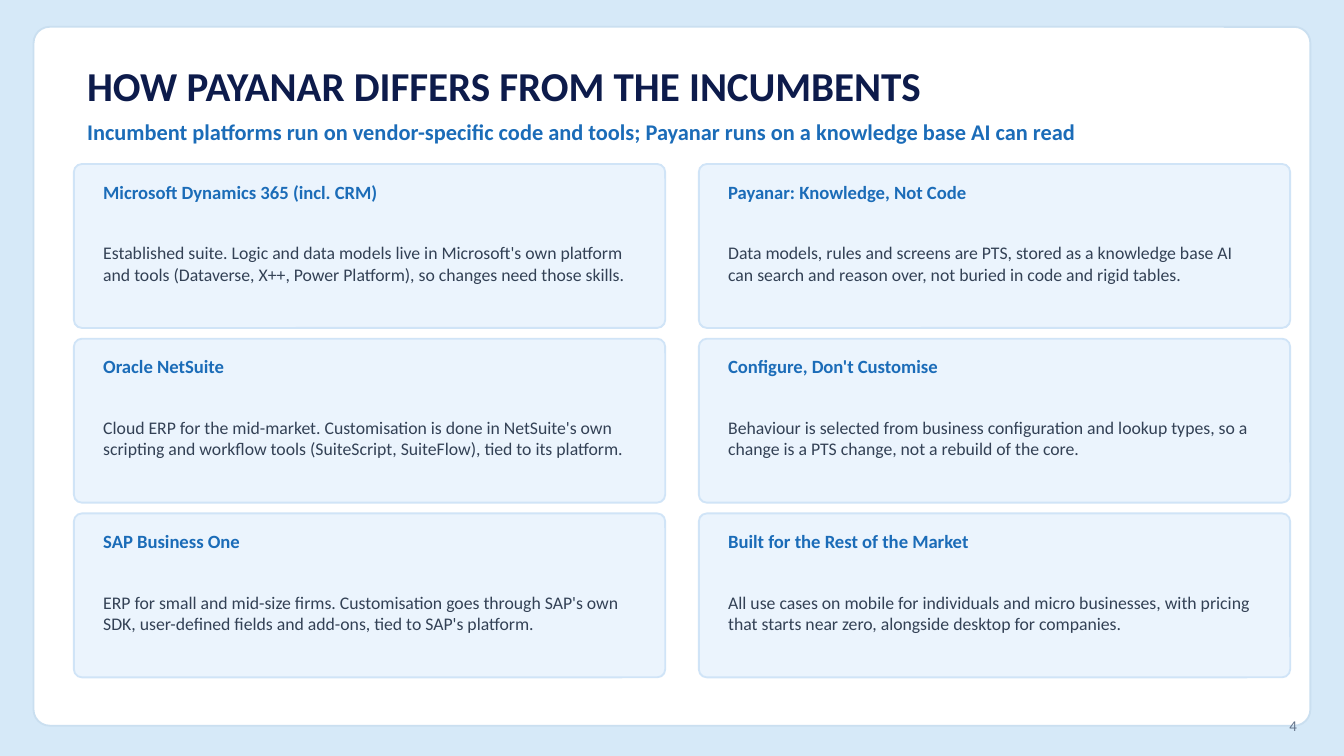
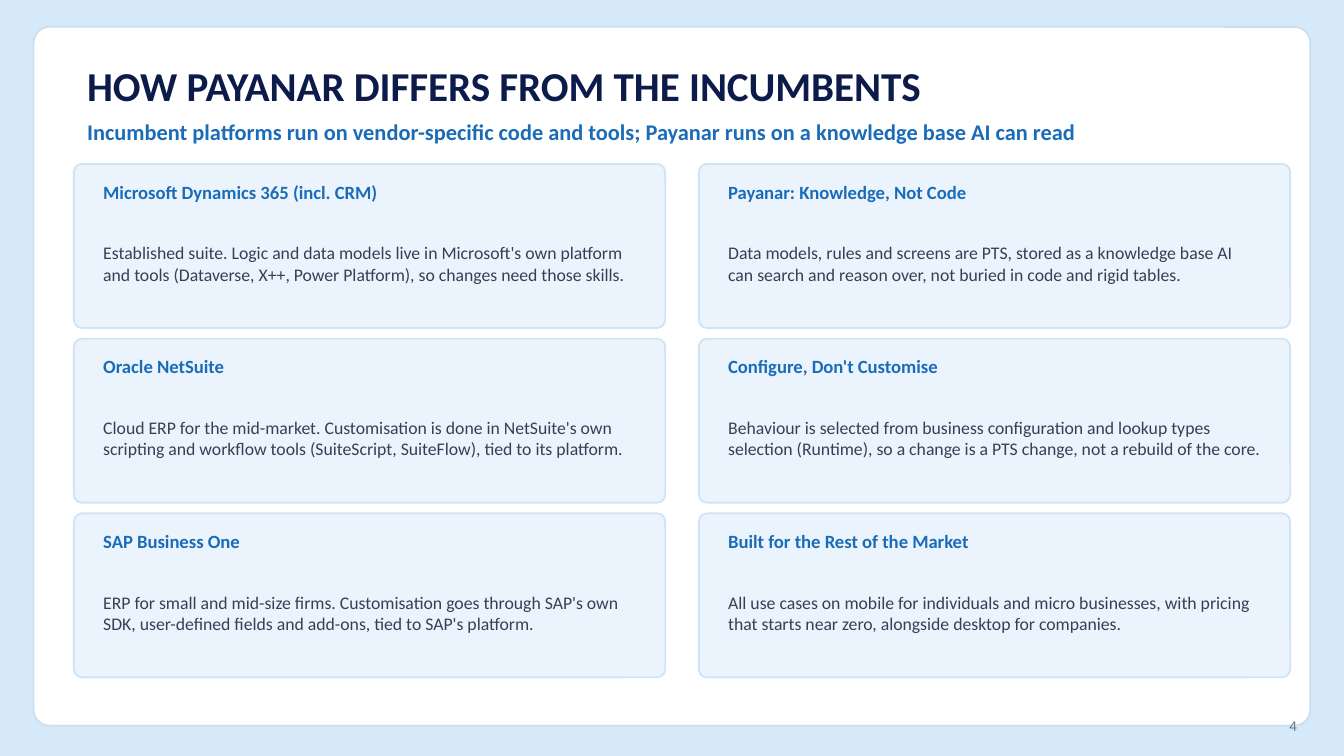
Before and after one commit to bhuvaness/MAA-ERP, a slide deck: slide 4 of payanarsstype-designer/docs/Payanar_Pitch_Deck_Final.pptx. Drawn at 1344x756 pixels with LibreOffice and Linux fonts; fonts in the diff are those of the drawing. Boxes give left, top, right and bottom in pixels: in the first picture for what was removed or moved away, otherwise in the second. Text is boxed around its words. In the diff, an @@ line names an element or a change of style, - is before the commit and + after.

Commit message:
Pitch deck

```diff
--- a/payanarsstype-designer/docs/Payanar_Pitch_Deck_Final.pptx
+++ b/payanarsstype-designer/docs/Payanar_Pitch_Deck_Final.pptx
@@ text at [728,421,1260,458]: text changed @@
-Behaviour is selected from business configuration and lookup types, so a change is a PTS change, not a rebuild of the core.
+Behaviour is selected from business configuration and lookup types selection (Runtime), so a change is a PTS change, not a rebuild of the core.
```
Also in this commit, not shown: 2 other slides changed, 1 slide added, 4 other files.
